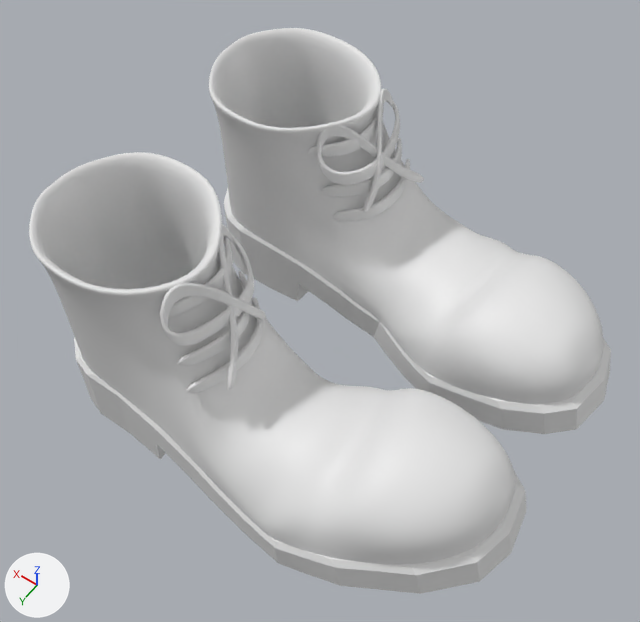
One commit to the Blender file Assets/Models/finalClownShoe.blend: the scene before it, then after it.
The view is the same before and after, from a 50 mm camera at (-1.34, 2.0, 3.04) aimed at (-0.01, 0.14, 0.11). The lights are fixed; the arrows at lower left show +X, +Y and +Z.
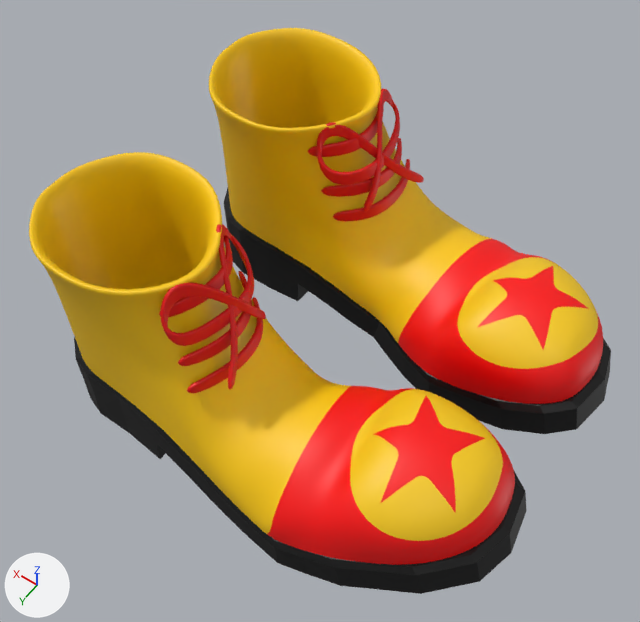
Diff of the bpy script that builds the scene:
```diff
--- a/Assets/Models/finalClownShoe.blend.py
+++ b/Assets/Models/finalClownShoe.blend.py
@@ img_clownshoetexture_png @@
+img_clownshoetexture_png = load_image('clownShoeTexture.png', 'clownShoeTexture.png', 1024, 1024, 'sRGB')
@@ mat_material_003 @@
+mat_material_003 = principled_material('Material.003')
+mat_material_003.base_color = (0.0, 0.0, 0.0)  # black #000000
@@ mat_material @@
+mat_material = principled_material('Material')
+mat_material.texture = img_clownshoetexture_png
@@ mat_material_002 @@
+mat_material_002 = principled_material('Material.002')
+mat_material_002.base_color = (0.8, 0.0, 0.0)  # red #e70000
@@ me_plane @@
 me_plane.from_pydata(...)  # 8 vertices, 3 faces; spans x 0.1..1.0, y -5.57..-0.26, z -1.06..0.91
+me_plane.materials.append(mat_material_002)  # red #e70000
@@ me_plane_004 @@
 me_plane_004.from_pydata(...)  # 8 vertices, 3 faces; spans x 0.1..1.06, y -5.93..-0.26, z -1.47..0.91
+me_plane_004.materials.append(mat_material_002)  # red #e70000
@@ me_plane_005 @@
 me_plane_005.from_pydata(...)  # 8 vertices, 3 faces; spans x 0.1..1.0, y -6.19..-0.26, z -1.06..0.91
+me_plane_005.materials.append(mat_material_002)  # red #e70000
@@ me_plane_007 @@
 me_plane_007.from_pydata(...)  # 20 vertices, 9 faces; spans x -3.84..3.52, y -6.86..-0.26, z -2.23..0.91
+me_plane_007.materials.append(mat_material_002)  # red #e70000
@@ me_cube_001 @@
 me_cube_001.from_pydata(...)  # 171 vertices, 153 faces; spans x -0.94..0.98, y -0.4..0.38, z -0.86..0.01
 # used by ob_right_foot_001; location = (-0.078, -0.461, -0.241); rotation_euler = (-3.142, 0.0, 0.0), in degrees (-180, 0, 0); scale = (1.05, -1.05, 1.05)
+# me_cube_001 part 1: texture (UV) coordinates of 153 of 153 faces, centred in x -0.94..0.96, y -0.4..0.37, z -0.86..-0.03, changed; they spanned u 0.37..0.38, v 0.0..1.0 and now span u 0.02..0.99, v 0.01..1.0
+me_cube_001.materials.append(mat_material)  # picture img_clownshoetexture_png
@@ me_cube_002 @@
 me_cube_002.from_pydata(...)  # 173 vertices, 155 faces; spans x -1.06..1.02, y -0.44..0.42, z -0.16..0.18
+me_cube_002.materials.append(mat_material_003)  # black #000000
@@ me_plane_008 @@
 me_plane_008.from_pydata(...)  # 8 vertices, 3 faces; spans x 0.1..1.0, y -5.57..-0.26, z -1.06..0.91
+me_plane_008.materials.append(mat_material_002)  # red #e70000
@@ me_plane_009 @@
 me_plane_009.from_pydata(...)  # 8 vertices, 3 faces; spans x 0.1..1.06, y -5.93..-0.26, z -1.47..0.91
+me_plane_009.materials.append(mat_material_002)  # red #e70000
@@ me_plane_010 @@
 me_plane_010.from_pydata(...)  # 8 vertices, 3 faces; spans x 0.1..1.0, y -6.19..-0.26, z -1.06..0.91
+me_plane_010.materials.append(mat_material_002)  # red #e70000
@@ me_plane_011 @@
 me_plane_011.from_pydata(...)  # 20 vertices, 9 faces; spans x -3.84..3.52, y -6.86..-0.26, z -2.23..0.91
+me_plane_011.materials.append(mat_material_002)  # red #e70000
@@ me_cube_006 @@
 me_cube_006.from_pydata(...)  # 171 vertices, 153 faces; spans x -0.94..0.98, y -0.4..0.38, z -0.86..0.01
 # used by ob_right_foot_003; location = (-0.078, 0.523, -0.241); rotation_euler = (-3.142, 0.0, 0.0), in degrees (-180, 0, 0); scale = (1.05, 1.05, 1.05)
+# me_cube_006 part 2: texture (UV) coordinates of 153 of 153 faces, centred in x -0.94..0.96, y -0.4..0.37, z -0.86..-0.03, changed; they spanned u 0.37..0.38, v 0.0..1.0 and now span u 0.03..0.97, v 0.02..0.98
+me_cube_006.materials.append(mat_material)  # picture img_clownshoetexture_png
@@ me_cube_007 @@
 me_cube_007.from_pydata(...)  # 173 vertices, 155 faces; spans x -1.06..1.02, y -0.44..0.42, z -0.16..0.18
+me_cube_007.materials.append(mat_material_003)  # black #000000
```

Location of each change, [x1, y1, x2, y2] in pixels of the pictures (640 x 622 px):
'Right foot.003', recoloured, surface changed (white to yellow)
    both: [29, 152, 515, 565]
'Right foot.001', recoloured, surface changed (white to yellow)
    both: [209, 28, 603, 404]
'Right foot.004', recoloured (grey to black)
    both: [74, 337, 527, 594]
'Right foot.002', recoloured (grey to black)
    both: [224, 188, 611, 434]
'Plane.007', recoloured (grey to red)
    both: [160, 224, 266, 390]
'Plane.003', recoloured (grey to red)
    both: [317, 89, 424, 212]
'Plane.006', recoloured (grey to red)
    both: [187, 297, 263, 394]
'Plane.005', recoloured (grey to red)
    both: [178, 271, 252, 366]
'Plane.002', recoloured (grey to red)
    both: [333, 159, 410, 221]
'Plane.001', recoloured (grey to red)
    both: [321, 138, 402, 197]
'Plane.004', recoloured (grey to red)
    both: [159, 236, 233, 318]
'Plane', recoloured (grey to red)
    both: [308, 106, 384, 157]
